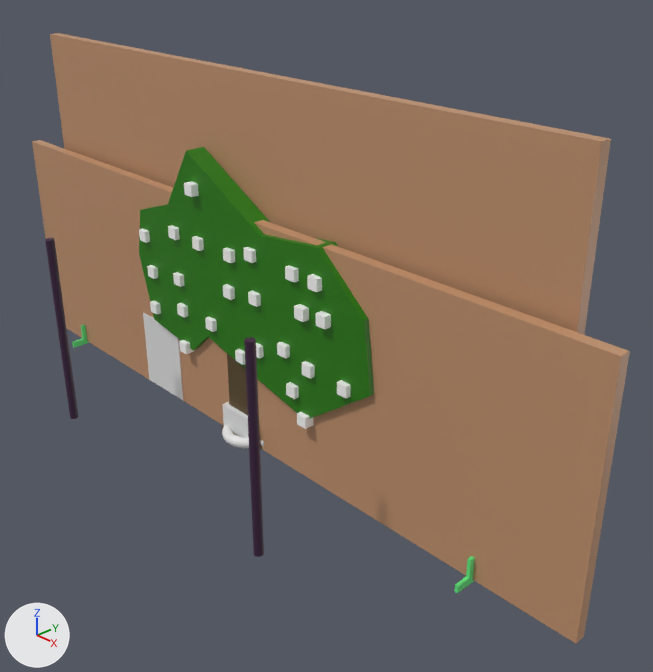
A saved change to the Blender file Models/props.blend.
Rendered twice from a 50 mm camera at (0.527, -0.405, 0.41) aimed at (0.061, 0.033, 0.105). Every picture has the same lights, and +X, +Y and +Z are marked at lower left.

Objects in the first picture: 'Building', 'Building.Upper', 'Post.001', 'Post.003', 'ReferencePerson', 'TreeBranches'.
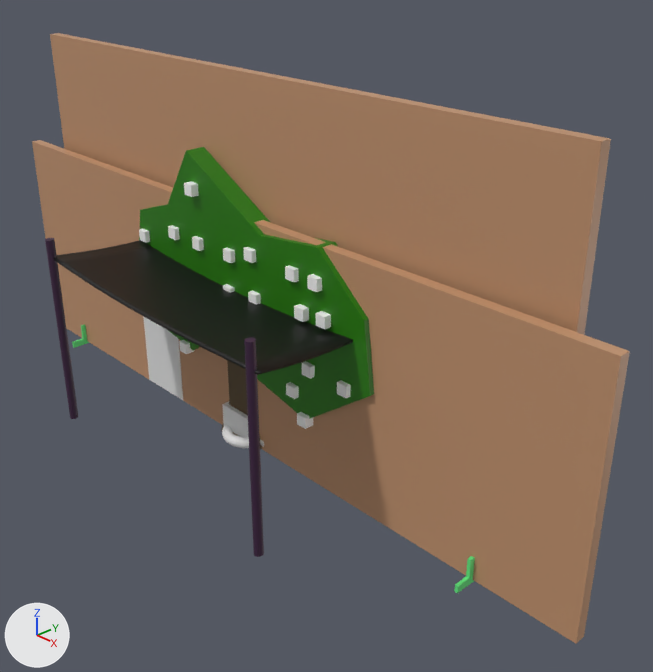
What differs and where, as boxes [x1, y1, x2, y2] in the pictures (653 x 672 px):
'Mist', now drawn (black): after [54, 240, 353, 375]

What changed in the scene script:
```text
Add me_surfpatch:
    me_surfpatch.from_pydata(...)  # 1536 vertices, 1534 faces; spans x -0.5..0.509, y -0.501..0.5, z 0.244..0.34
    me_surfpatch.polygons.foreach_set('use_smooth', [True] * 1534)
    me_surfpatch.materials.append(mat_mist)  # black #000000
Change ob_mist:
    ob_mist: bpy.data.objects.new('Mist', cu_surfpatch) -> bpy.data.objects.new('Mist', me_surfpatch)
```
